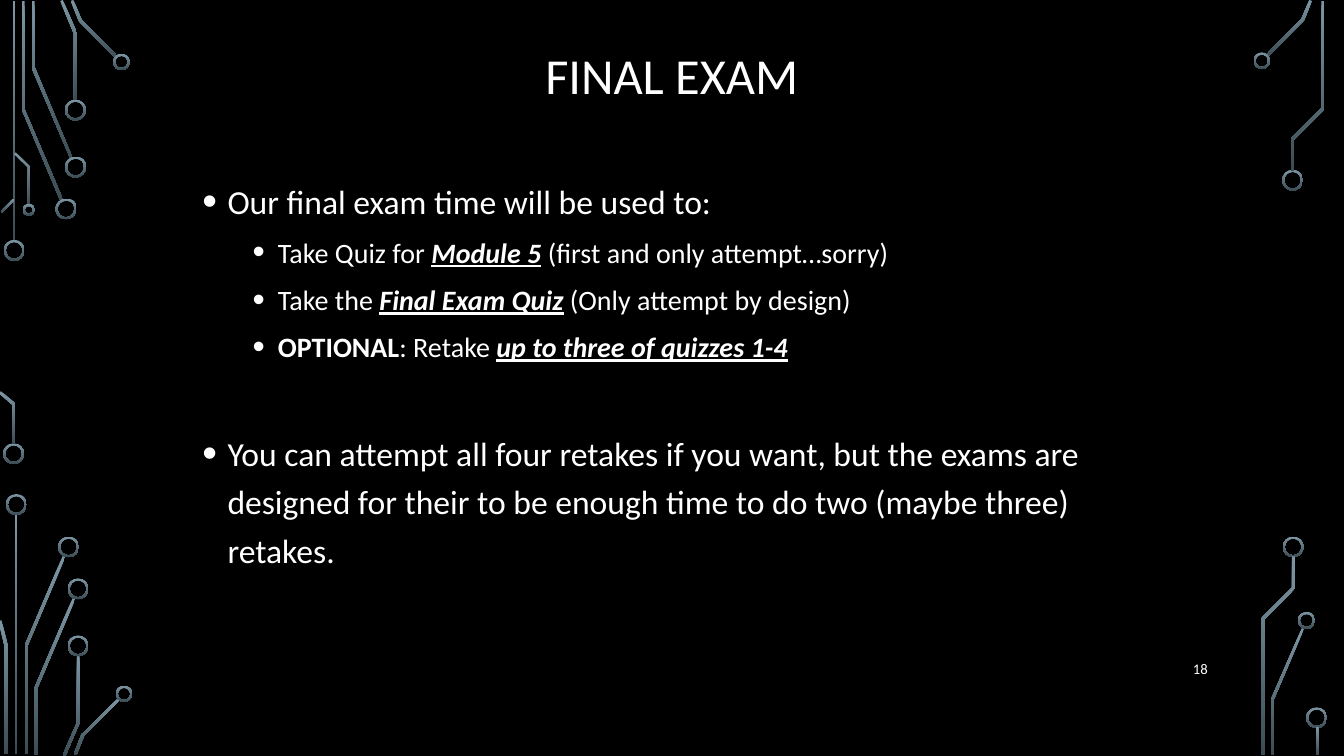
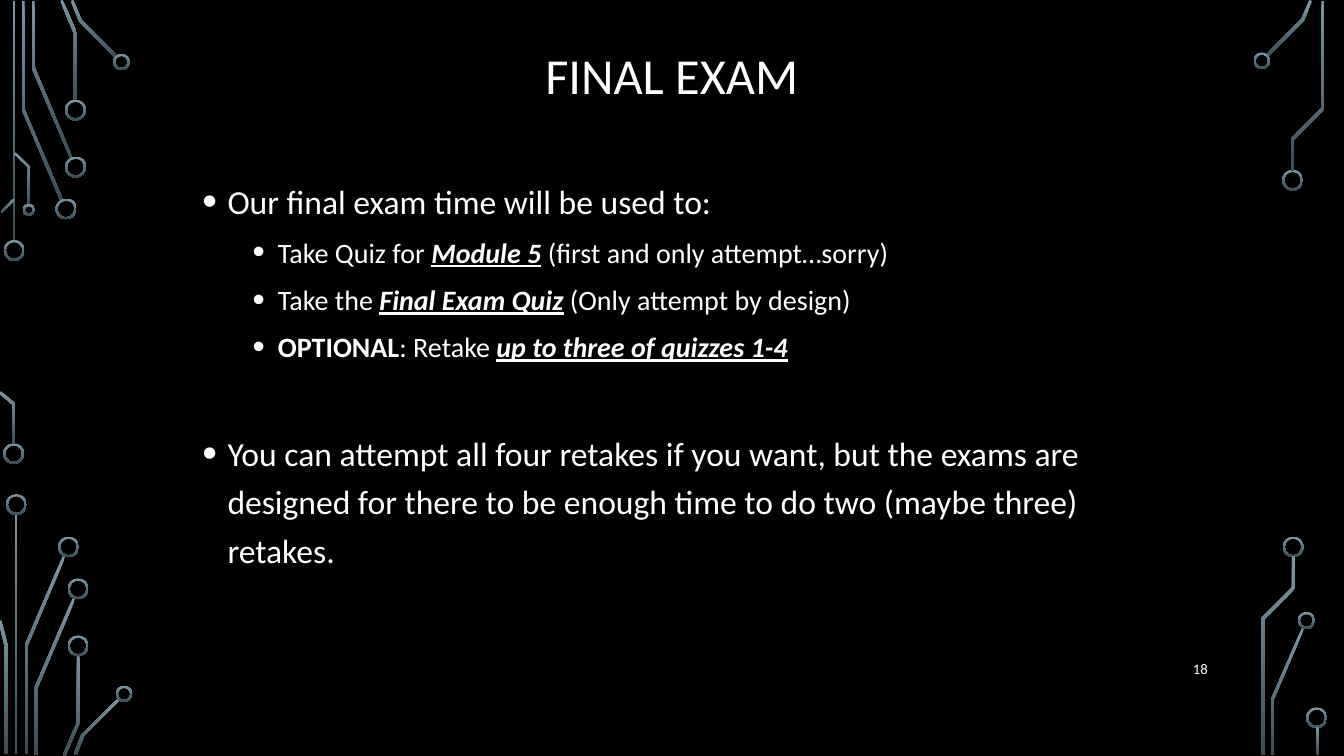
Before and after one commit to markfloryan/dmt2, a slide deck: slide 18 of slides/00-CourseIntroduction.pptx. Drawn at 1344x756 pixels with LibreOffice and Linux fonts; fonts in the diff are those of the drawing; background and template pictures are left out. Boxes give left, top, right and bottom in pixels: in the first picture for what was removed or moved away, otherwise in the second. Text is boxed around its words. In the diff, an @@ line names an element or a change of style, - is before the commit and + after.

```diff
--- a/slides/00-CourseIntroduction.pptx
+++ b/slides/00-CourseIntroduction.pptx
@@ text at <box>228,442,1079,564</box>: text changed @@
-• You can attempt all four retakes if you want, but the exams are designed for their to be enough time to do two (maybe three) retakes.
+• You can attempt all four retakes if you want, but the exams are designed for there to be enough time to do two (maybe three) retakes.
```
Also in this commit, not shown: 1 other slide changed, 5 other files.
